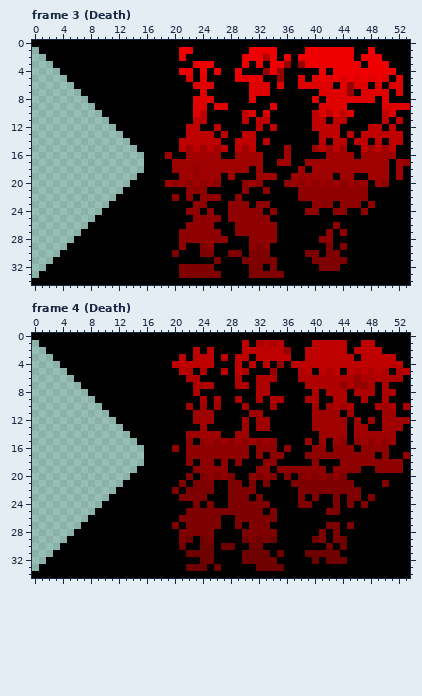
A pixel-art file gets an edit: assets/modAssets/base.aseprite. The picture above is the old version.
54x35 pixels, 9 frames. Colours within 5 levels of each other are drawn and written as one. Shown: frame 3 (Death), frame 4 (Death). The commit also changed other frames, which this record leaves out.
Now the later version:
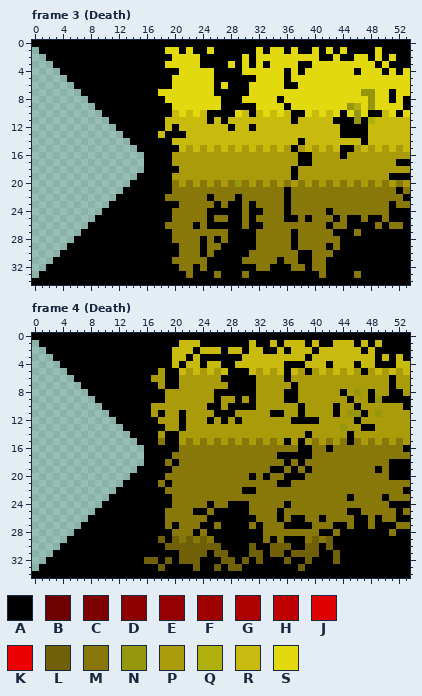
Palette (. is transparent): A #000000  B #6f0000  C #7f0000  D #8f0000  E #970000  F #9f0000  G #af0000  H #bf0000  J #df0000  K #ef0000  L #706007  M #887809  N #97970e  P #aa9b0b  Q #afaf0e  R #c9bb0e  S #e3d90f
What changed:
layer "sonic/H" added
layer "sonic/P" added
layer "yellow/gradient" darken added
layer "yellow/dither" darken added
layer "H" removed
layer "P" removed
layer "gradient" removed
layer "dither" removed
Changed rows in their new state; - is an unchanged pixel.
Frame 3 (Death), layer "yellow/dither":
first column x 18:
 1 -SSAS--S-----ASASS-S-ASASASA--AS----
 2 --SSSS------SASSSSSSSSSAASAASSAS-S--
 3 -SSSSSAA--S-S-S-SSSSAASSSSSSSSSAS---
 4 ---SSSSSA--ASSSSSS-S-SSSSSSSASSSAS-S
 5 --SSSSSS---AAASSSS-SSSSSSSSSSSSSSSSS
 6 --SSSSSS-S---SSSSS--SSSSSSSSSSSSSSSS
 7 SSSSSSSS-----SSSSSSSSSSSSSSSSNNSS-SS
 8 -SSSSSSSS---SSSSS-SSSSSSSSSSSSNSS-S-
 9 --SSSSSSSA----SSSS-SSSSSSSSNQSNSSSSA
10 --RSRSR----SRARSRSR--SRSRSASNS--RS-S
11 -RRRRRR-R-RRRRRRRRR-RRRRRAA-N-QRRRRR
12 -R-RRRRRRR-RR-RRRRRRRRRRRR----RRRRRR
13 R---RRRRRRRRRRRRRRRRRRRRRR-A-ARRRRRR
14 --RRRRRRRRRRRRRRRRRR-RRRRRRRRARRRRRR
15 ---RPRPRPRPRPRPRPRP-PRPRPRA-PRPRPRPR
16 -APPPPPPPPPPPPPPPPPP--PPPPAPPPPPPPPP
17 --PPPPPPPPPPPPPPPPPP-APPPPPPPPPPPPAA
18 --APPPPPPPPPPPPPPPP-PPPPPPPPPPPPPPPP
19 --PPPPPPPPPPPPPPPPPAPPPPPPPPPPPPP-A-
20 -AMPMPMPMPMNMPMPMPMPMPMPMPMPMPMPMPMP
21 --MMMMMMMMMMMMMMMM-MMMMMMMMMMMMMMM-M
22 -MMMMMMAMMMAMMMMMM-MMMMMMMMMMMMMMMM-
23 ---MMMMM-MAAM-MMMM-MMMMMMMMMMMMMM-MM
24 --MMMMMA--AAMAAMMM-MMMMM-MMMMMMMM---
25 --MMMMMAMMAAMAMMMM--M-MMM-M--M--M---
26 -MMMMAMA---AMAAMMMMMMMMM-MM----M-MM-
27 --MMMMMMMM-AAAMMMMM-MMMMM-A-M-------
28 --MMMMAMAM---AMMMMM-MMMMMM----------
29 ---MMMAMM----AMMMMM-MMMMAMA---------
30 --AMMMAM--AA-MMMMMMM-AMMMA----------
31 --MMMMM-A---MMMMM-MM--MMAAA---------
32 ---MMAMA-----AMMA--MM-MMAA----------
33 ---AMAAAM---MAAAAA-----M----M-------
Frame 4 (Death), layer "yellow/dither":
first column x 16:
 1 -----RRR------ARAARARRR-RAARRR-RAR----
 2 ----RRRARRR-RRARRAARARRRARRRRRRARA----
 3 ----RR-RAA-A-ARRRRRRRRRARRRRRRRRRARAR-
 4 ----RARRARR--RRRRRRR-AARRRARRRARRAAARR
 5 --P--RPRPRPR-AARPRPR-RPAPRPRPRPAPRPRPR
 6 -PP--PPPPPP--A--PPPP-PPPPPPPPPPPPPPAPP
 7 --P--PPPPPPP-AA-PPPPP-PPPPPPPPPPPPP-PP
 8 ---PPPPPPP------PPPP--PPPPPPAPNPAPPA-P
 9 ---PPPPPPPAPPAP-PPPP--PPPPPPP-PP-NA---
10 -PPPPPPPP-AP--A-PPPPPP-PPPPAPP-PPPPPPA
11 -P-PP-PPPP---PPPPP--PP-PPPPAPNN-PNPPPP
12 --PPP-PPPAP-P-PPPPPPP---APPPPPAPPPPPPP
13 ---PP-PPPPPPPPPPPPPPPPPPPPPPNPPA-PPPPP
14 --P--PPPPPPPPPPPPPPPPPP-PPPPP-PPPPPPPP
15 --M--PMPMPMPMPMPMPMP-P-PMPMPM-MPMPMPMP
16 ----AMMMMMMMMMMMMMMMMM--MM-MMMMMMMMMM-
17 ----MMMMMMMMMMMMMMMA---AMMMMMMMMMMMMMM
18 ---M-MMMMMMMMMMMMMMM-M-MMMMMMMMMMMMAA-
19 ----MMMMMMMMMMMMMM-AMAMAMMMMMMMMMAMAA-
20 ---MMMMMMMMMMMMAMAMMA-AMMMMMMMMMMMM---
21 --M-MMMMMMMMMMMMMMM--MMMMMMMMMMMMMMMMM
22 ---MMMMMMMMMMMAAMMMMMMMMMMMMMMMMMMMMM-
23 ----MMMMMMMMMMMMMMMMMMMMMMMMMAMMMM-MMM
24 ----MMMMMAMMAAAMMMMM-MMMMMMMMMMMMMM---
25 ---MMMMAAMAAAAAMMMM-MMMMMMMMM--MMMMM-M
26 ---MMMMMMAA--AAAMMM-M--MM-MMMM--M-MM--
27 ---MAMMMAAM--A-MAMMM----MMMA-M--M---MM
28 ----MMMAMA----AAAMMMMMMMMA-M-------M--
29 --L-LMLMLM----AAAMAM---MLMLAA---------
30 ---LLLLLLLLAA--LA-LLL--LL-L-A---------
31 -----LLLLALL--ALLALL-LLLLAAL----------
32 LL-L-LLLAA-LL-LALAA-L--LA-ALA---------
33 --L---ALA-L-LL--AAAA--L---------------
Where, in picture pixels (left, top, right, bottom), the same in both pictures:
changed: (158, 47, 410, 278)
changed: (144, 340, 410, 571)
